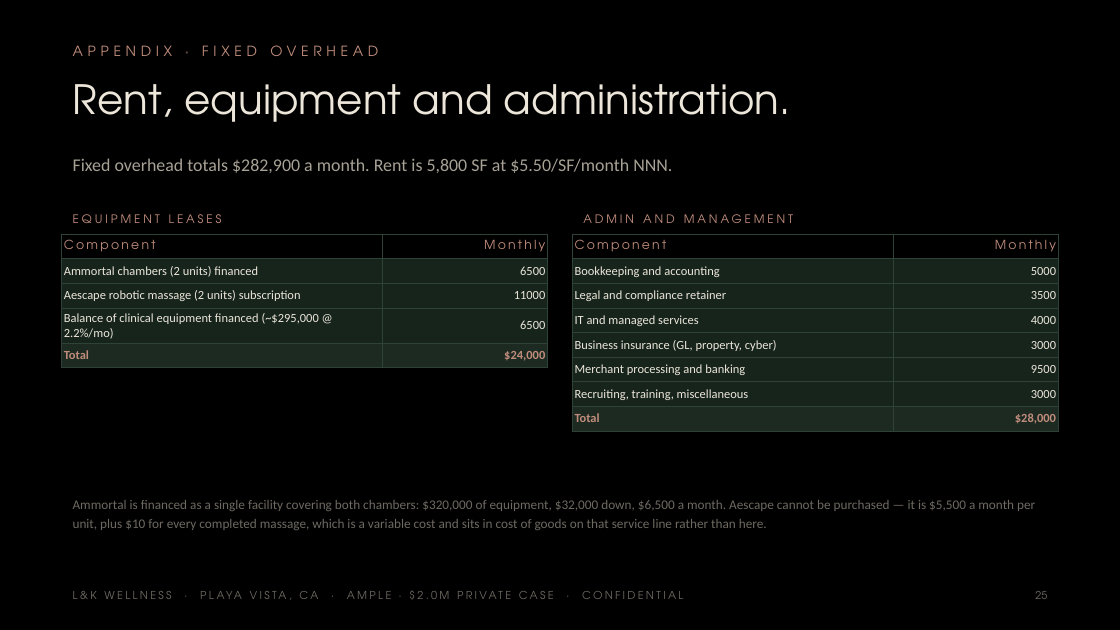
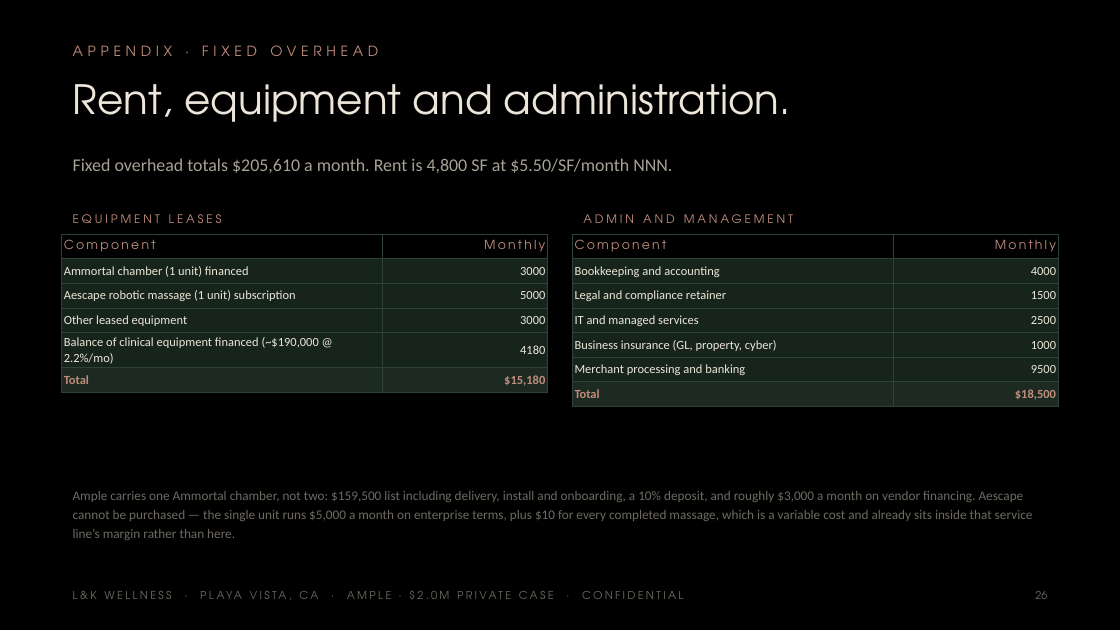
Before and after one commit to apexalpha811/2mil_ample, a slide deck: slide 26 of 2.0mil_ample.pptx (slide 25 before the commit). Drawn at 1120x630 pixels with LibreOffice and Linux fonts; fonts in the diff are those of the drawing. Boxes give left, top, right and bottom in pixels: in the first picture for what was removed or moved away, otherwise in the second. Text is boxed around its words. In the diff, an @@ line names an element or a change of style, - is before the commit and + after.

```diff
--- a/2.0mil_ample.pptx
+++ b/2.0mil_ample.pptx
@@ text at [73,158,672,173]: text changed @@
-Fixed overhead totals $282,900 a month. Rent is 5,800 SF at $5.50/SF/month NNN.
+Fixed overhead totals $205,610 a month. Rent is 4,800 SF at $5.50/SF/month NNN.
@@ table at [62,234,548,390] @@
-row 2: Ammortal chambers (2 units) financed | 6500
-row 3: Aescape robotic massage (2 units) subscription | 11000
-row 4: Balance of clinical equipment financed (~$295,000 @ 2.2%/mo) | 6500
-row 5: Total | $24,000
+row 2: Ammortal chamber (1 unit) financed | 3000
+row 3: Aescape robotic massage (1 unit) subscription | 5000
+row 4: Other leased equipment | 3000
+row 5: Balance of clinical equipment financed (~$190,000 @ 2.2%/mo) | 4180
+row 6: Total | $15,180
@@ table at [572,234,1058,404] @@
-row 2, column 2: 5000
+row 2, column 2: 4000
-row 3, column 2: 3500
+row 3, column 2: 1500
-row 4, column 2: 4000
+row 4, column 2: 2500
-row 5, column 2: 3000
+row 5, column 2: 1000
-row 7: Recruiting, training, miscellaneous | 3000
-row 8: Total | $28,000
+row 7: Total | $18,500
@@ text at [73,491,1033,540]: text changed @@
-Ammortal is financed as a single facility covering both chambers: $320,000 of equipment, $32,000 down, $6,500 a month. Aescape cannot be purchased — it is $5,500 a month per unit, plus $10 for every completed massage, which is a variable cost and sits in cost of goods on that service line rather than here.
+Ample carries one Ammortal chamber, not two: $159,500 list including delivery, install and onboarding, a 10% deposit, and roughly $3,000 a month on vendor financing. Aescape cannot be purchased — the single unit runs $5,000 a month on enterprise terms, plus $10 for every completed massage, which is a variable cost and already sits inside that service line’s margin rather than here.
```
Also in this commit, not shown: 26 other slides changed, 1 slide added, 6 other files.
